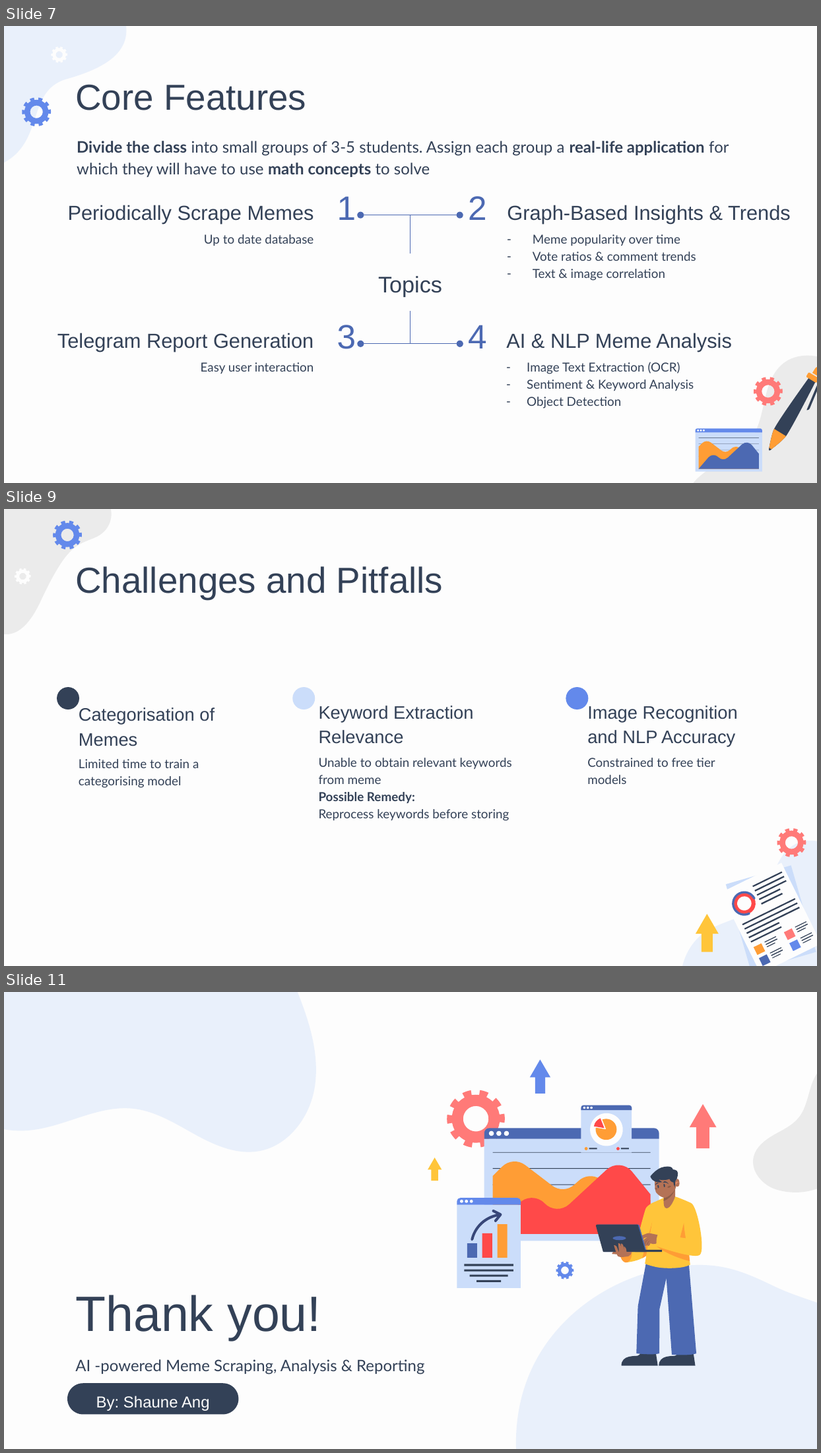
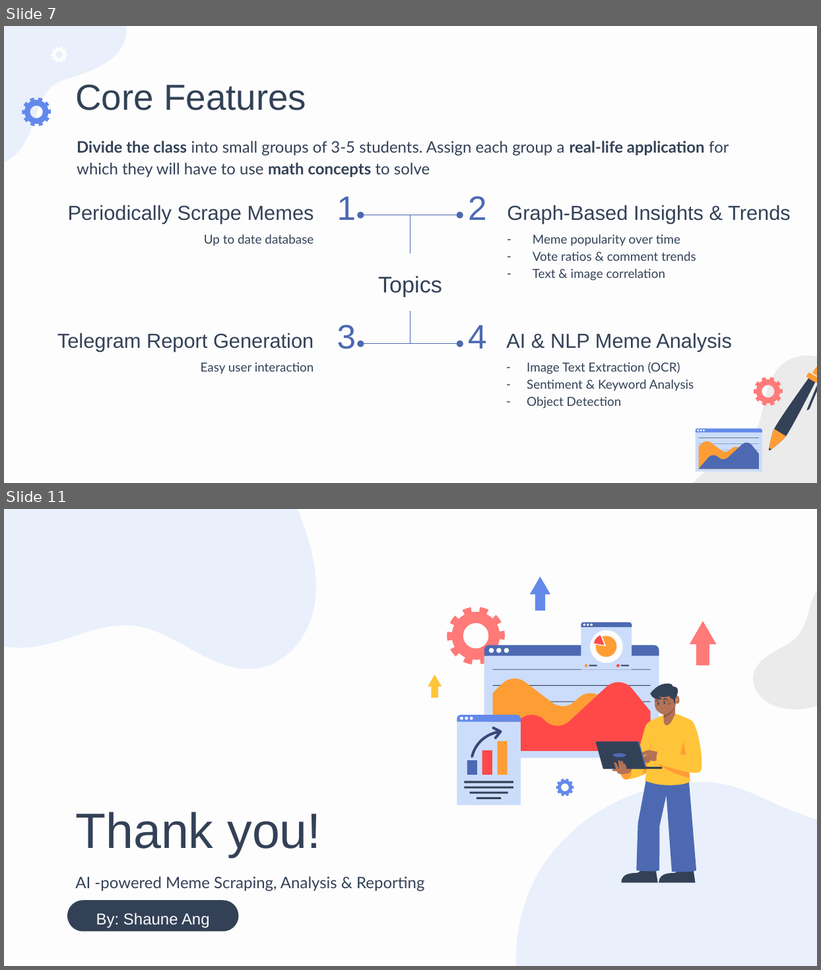
Before and after one commit to shauneang/RedditCrawler, a slide deck: Reddit Memes Slidedeck.pptx. Shown one above the other, each under a label of ours: slides 7, 9 and 11 before the commit, slides 7 and 11 after it; the slides between them are not shown. The pictures are 821x1453 and 821x970 pixels, drawn with LibreOffice and Linux fonts; fonts in the diff are those of the drawing. Boxes give left, top, right and bottom in pixels: in the first picture for what was removed or moved away, otherwise in the second. Text is boxed around its words. In the diff, an @@ line names an element or a change of style, - is before the commit and + after.

```diff
--- a/Reddit Memes Slidedeck.pptx
+++ b/Reddit Memes Slidedeck.pptx
@@ slide 9 removed at box(4, 509, 817, 966), background #FDFDFD @@
@@ freeform shape removed at box(4, 509, 129, 675) @@
@@ freeform shape removed at box(53, 520, 82, 549) @@
@@ title removed at box(75, 566, 443, 599) @@
-Challenges and Pitfalls
@@ freeform shape removed at box(15, 568, 31, 585) @@
@@ ellipse removed at box(57, 687, 80, 710) @@
@@ ellipse removed at box(292, 687, 316, 710) @@
@@ title removed at box(319, 706, 473, 744) @@
-Keyword Extraction Relevance
@@ ellipse removed at box(566, 687, 589, 710) @@
@@ title removed at box(587, 706, 738, 747) @@
-Image Recognition and NLP Accuracy
@@ title removed at box(79, 708, 215, 747) @@
-Categorisation of Memes
@@ subtitle removed at box(79, 759, 199, 788) @@
-Limited time to train a categorising model
@@ subtitle removed at box(319, 758, 512, 821) @@
-Unable to obtain relevant keywords from meme
-Possible Remedy:
-Reprocess keywords before storing
@@ subtitle removed at box(587, 758, 715, 784) @@
-Constrained to free tier models
@@ freeform shape removed at box(655, 810, 817, 966) @@
@@ freeform shape removed at box(778, 828, 807, 857) @@
@@ group removed at box(696, 855, 817, 966): 27 rectangles, 3 freeform shapes, 2 ellipses @@
```
Also in this commit, not shown: 1 slide changed, 2 slides added, 1 other slide removed, 8 other files.
